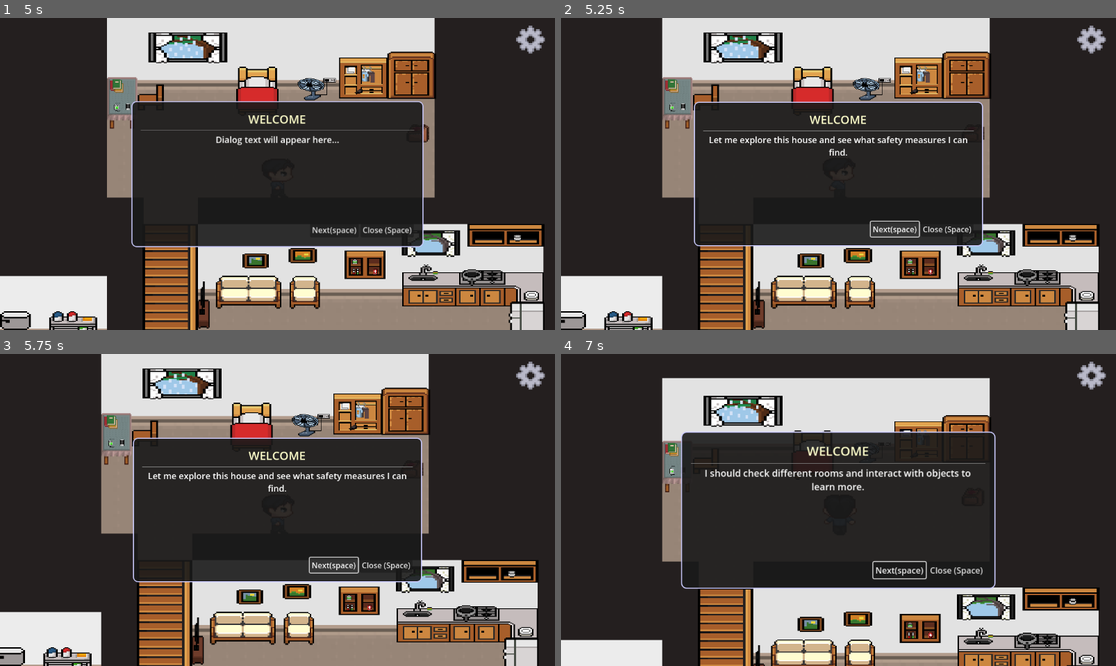
Above: before the commit, frames 1-4 (two rows, left to right).
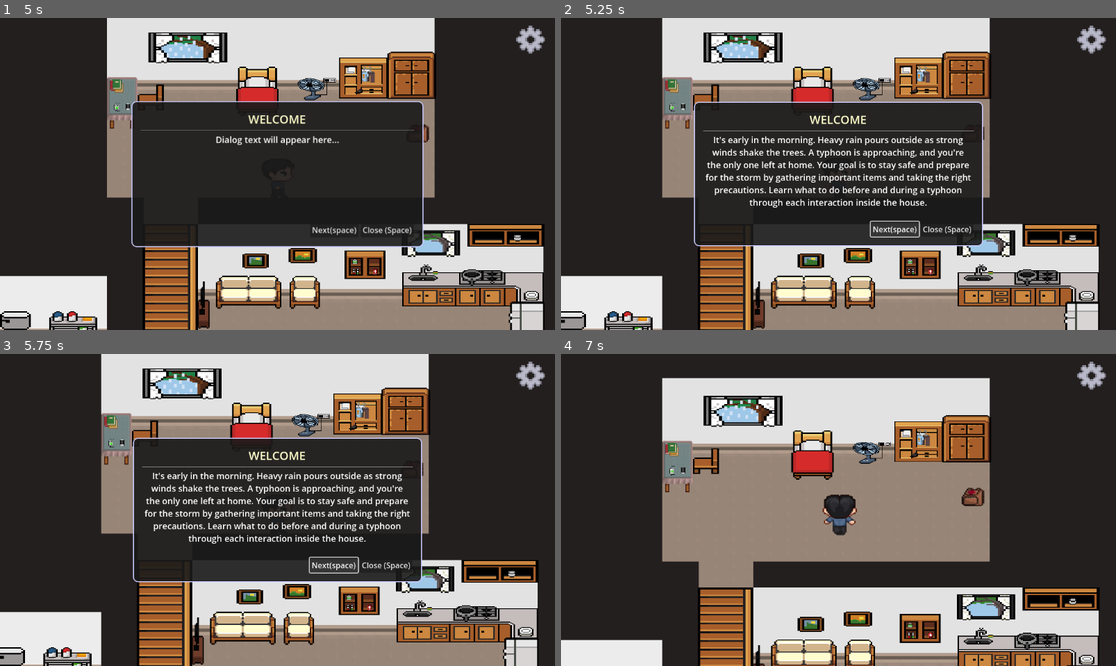
Above: after the commit, the same moments.

Repository: derder811/Disaster_2.0
Game: Godot game, scene res://asset/button/Menu/main_menu.tscn
The game is run twice, just before and just after one commit, with the same random seed, the same clock (stepped at 60 frames per second) and the same inputs.
Inputs (mouse positions are in pixels of both pictures, inside the frame that each line leads up to):
- Up to frame 1 (5 s): click (83, 161) at 0.5 s; click (83, 161) at 1.25 s; tap Enter (ui_accept) at 2, 2.27, 3.77 s; move the mouse to (399, 158) at 2.02 s; hold D (move_right) 2.03-2.75 s; hold E (interact) 2.03-2.75 s; click (22, 186) at 2.75 s; move the mouse to (166, 189) at 3.52 s; hold S (move_down) 3.53-4.28 s; tap Space (advance_dialog) at 3.6 s; tap E (interact) at 3.8 s; move the mouse to (333, 105) at 4.27 s; hold D (move_right) from 4.28 s (still down); hold E (interact) from 4.28 s (still down)
- Up to frame 2 (5.25 s): release D (move_right) at 5 s; release E (interact) at 5 s; click "Next(space)" at 5 s
- Up to frame 3 (5.75 s): no input
- Up to frame 4 (7 s): click "Next(space)" at 5.75 s; move the mouse to (810, 572) at 6.52 s; hold W (move_up) from 6.53 s (still down); tap 1 at 6.6 s; tap Enter (ui_accept) at 6.77 s; tap E (interact) at 6.8 s

Frame 1 is identical in both runs. In frame 2, 2.8% of the frame differs, in the area x 26-74%, y 37-61%; in frame 3, 2.8%; in frame 4, 24%, in the area x 21-79%, y 24-76%.

Commit message:
self talk updating to 5 text

Diff:
--- a/Scenes/self_talk_system.gd
+++ b/Scenes/self_talk_system.gd
@@ -4,18 +4,15 @@
 # Self-talk messages for different scenarios
 var self_talk_messages = {
 	"game_start": [
-		"Let me explore this house and see what safety measures I can find.",
-		"I should check different rooms and interact with objects to learn more."
+		"It's early in the morning. Heavy rain pours outside as strong winds shake the trees. A typhoon is approaching, and you're the only one left at home. Your goal is to stay safe and prepare for the storm by gathering important items and taking the right precautions. Learn what to do before and during a typhoon through each interaction inside the house."
 
 	] as Array[String],
 	"timer_based": [
-		"I should keep exploring and gathering emergency supplies.",
-		"Better check all the rooms for useful items.",
-		"I wonder what other safety measures I can find around here.",
-		"Let me make sure I'm prepared for any emergency.",
-		"I should look for more emergency supplies just in case.",
-		"There might be more useful items I haven't found yet.",
-		"I need to stay alert and keep searching for safety equipment."
+		"It's raining hard... gonna check the window.",
+		"It's really pouring out there... I hope the roof holds up.",
+		"I know I kept some supplies somewhere...",
+		"Feels a bit eerie being alone during a storm like this.",
+		"I can hear the rain hitting the walls... I need to stay focused and finished preparing."
 	] as Array[String],
 	"item_pickup": {
 		"flashlight": "Good thing the flashlight still works. This will help if the power's out for long.",
@@ -57,7 +54,7 @@
 
 func _timer_self_talk_loop():
 	while timer_self_talk_active:
-		await get_tree().create_timer(10.0).timeout  # Wait 10 seconds
+		await get_tree().create_timer(30.0).timeout  # Wait 30 seconds
 
 		if timer_self_talk_active and player and is_instance_valid(player):
 			# Check if there's no active dialog before showing timer-based self talk
@@ -112,9 +109,8 @@
 	show_self_talk_message()
 
 func show_self_talk_message():
-	# Get a random self-talk message from timer_based instead
-	var messages = self_talk_messages["timer_based"]
-	var random_message = messages[randi() % messages.size()]
+	# Always show the first message "It's raining hard... gonna check the window." as the first automatic talk
+	var first_message = "It's raining hard... gonna check the window."
 
 	if player and is_instance_valid(player):
 		# Get the player's sprite for accurate text positioning
@@ -135,7 +131,7 @@
 			# Fallback: position above player center
 			dialog_position = player.global_position + Vector2(0, -100)
 
-		DialogManager.start_dialog(dialog_position, [random_message])
+		DialogManager.start_dialog(dialog_position, [first_message])
 
 # Function to trigger custom self-talk with a specific message
 func trigger_custom_self_talk(custom_message: String):
